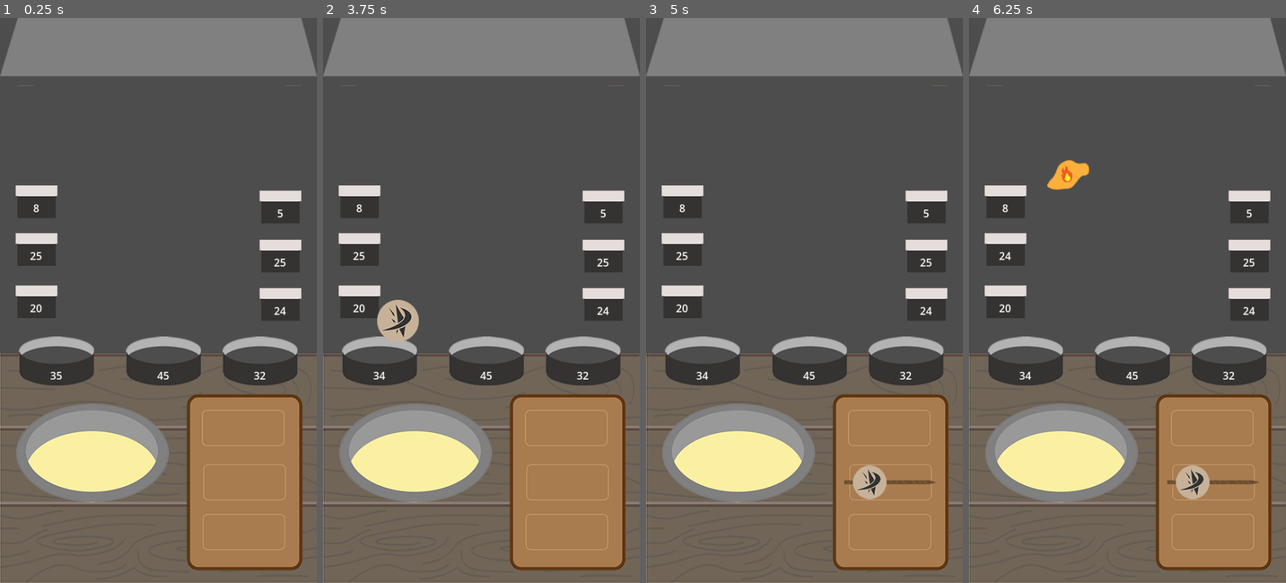
Above: before the commit, frames 1-4 (left to right).
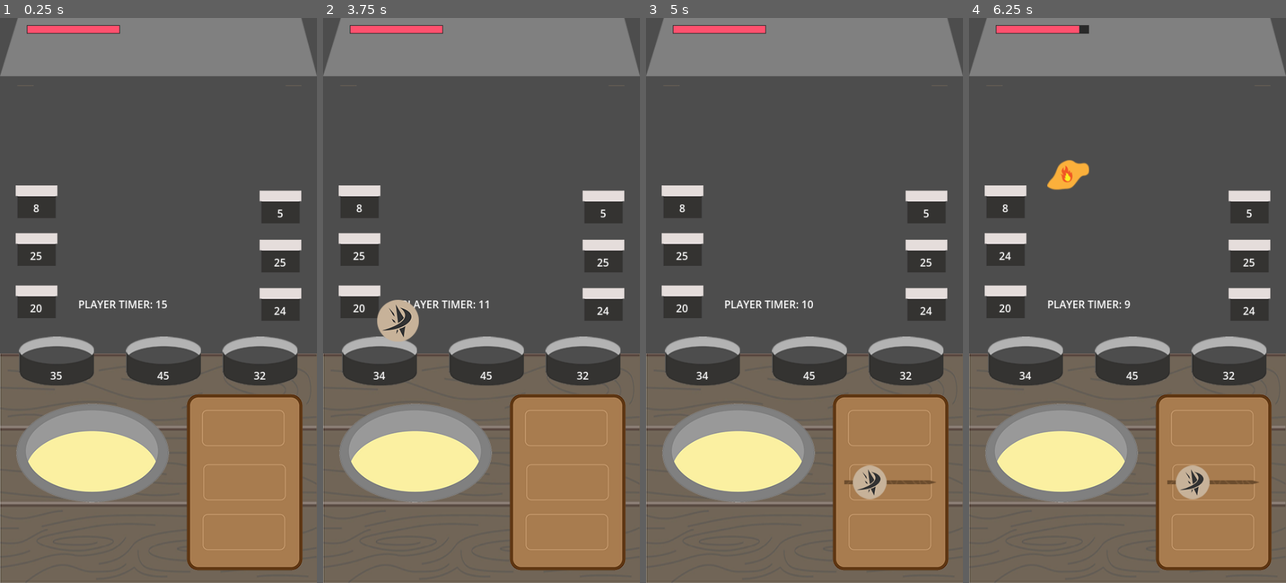
Above: after the commit, the same moments.

Repository: nathrmendoza/isv-godot-v2
Game: Godot game, scene res://scenes/level_debug.tscn
Two runs of this game, one before a commit and one after it. Both use one fixed random seed, a clock stepped at 60 frames per second and the inputs below.
Inputs (mouse positions are in pixels of both pictures, inside the frame that each line leads up to):
- Up to frame 1 (0.25 s): no input
- Up to frame 2 (3.75 s): tap Enter at 0.5, 2, 3.5 s; drag from (414, 447) to (567, 430) at 0.52 s; tap Space at 1.25, 2.75 s; drag from (567, 430) to (414, 447) at 1.27 s; move the mouse to (567, 481) at 2.02 s; press the mouse at (567, 481) at 2.03 s; release the mouse at (567, 481) at 2.75 s; drag from (567, 532) to (380, 362) at 2.77 s; drag from (380, 362) to (567, 481) at 3.52 s
- Up to frame 3 (5 s): drag from (782, 294) to (890, 481) at 4.27 s
- Up to frame 4 (6.25 s): press the mouse at (1213, 481) at 5.03 s; tap X (debug_key, bound only after the commit) at 5.65 s; release the mouse at (1213, 481) at 5.75 s; tap Space at 5.75 s; drag from (1007, 249) to (1213, 532) at 5.77 s

The runs differ from the first frame. In frame 1, 0.7% of the frame differs, in the area x 8-53%, y 1-52%; in frame 2, 0.6%; in frame 3, 0.7%; in frame 4, 0.6%.

Commit message:
updates 09/27/2024: action area, health bars

Diff:
--- a/project.godot
+++ b/project.godot
@@ -39,6 +39,11 @@
 "events": [Object(InputEventMouseButton,"resource_local_to_scene":false,"resource_name":"","device":-1,"window_id":0,"a …(253 unchanged characters)…
 ]
 }
+debug_key={
+"deadzone": 0.5,
+"events": [Object(InputEventKey,"resource_local_to_scene":false,"resource_name":"","device":-1,"window_id":0,"alt_pressed":false,"shift_pressed":false,"ctrl_pressed":false,"meta_pressed":false,"pressed":false,"keycode":0,"physical_keycode":88,"key_label":0,"unicode":120,"location":0,"echo":false,"script":null)
+]
+}
 
 [physics]
 
--- a/scenes/level_debug.tscn
+++ b/scenes/level_debug.tscn
@@ -1,5 +1,7 @@
-[gd_scene load_steps=18 format=3 uid="uid://gf6116eqikgr"]
+[gd_scene load_steps=20 format=3 uid="uid://gf6116eqikgr"]
 
+[ext_resource type="Script" path="res://scripts/debug_script.gd" id="1_dfgs7"]
+[ext_resource type="PackedScene" uid="uid://cvtl00ok1bac8" path="res://scenes/ui_player_health.tscn" id="3_l35nh"]
 [ext_resource type="Texture2D" uid="uid://nlwugitqy0uh" path="res://sprites/main/spr_top_cart.png" id="3_tl4rc"]
 [ext_resource type="Texture2D" uid="uid://capmbnu7igf8b" path="res://sprites/main/spr_bottom_cart.png" id="4_olebk"]
 [ext_resource type="PackedScene" uid="uid://codud652vjd76" path="res://scenes/obj_prep_table.tscn" id="4_uq3oj"]
@@ -19,6 +21,7 @@
 [ext_resource type="PackedScene" uid="uid://djgbofmkkrrvh" path="res://scenes/obj_action_area.tscn" id="17_6am82"]
 
 [node name="LevelDebug" type="Node2D"]
+script = ExtResource("1_dfgs7")
 
 [node name="Camera2D" type="Camera2D" parent="."]
 anchor_mode = 0
@@ -41,6 +44,14 @@
 offset_right = 486.0
 offset_bottom = 104.0
 texture = ExtResource("3_tl4rc")
+
+[node name="UiPlayerHealth" parent="CanvasLayer/Control" instance=ExtResource("3_l35nh")]
+z_index = 3
+layout_mode = 0
+offset_left = 42.0
+offset_top = 12.0
+offset_right = 183.0
+offset_bottom = 23.0
 
 [node name="BottomCartTexture" type="TextureRect" parent="CanvasLayer/Control"]
 layout_mode = 1
--- a/scenes/obj_action_area.tscn
+++ b/scenes/obj_action_area.tscn
@@ -17,8 +17,17 @@
 
 [node name="PlayerActionTimer" type="Timer" parent="."]
 wait_time = 15.0
+one_shot = true
 autostart = true
+
+[node name="PlayerTimerText" type="Label" parent="."]
+offset_left = -122.0
+offset_top = 102.0
+offset_right = -82.0
+offset_bottom = 125.0
+text = "PLAYER TIMER: 0"
 
 [connection signal="body_entered" from="Area2D" to="." method="_on_area_2d_body_entered"]
 [connection signal="body_exited" from="Area2D" to="." method="_on_area_2d_body_exited"]
 [connection signal="input_event" from="Area2D" to="." method="_on_area_2d_input_event"]
+[connection signal="timeout" from="PlayerActionTimer" to="." method="_on_player_action_timer_timeout"]
--- /dev/null
+++ b/scenes/ui_player_health.tscn
@@ -0,0 +1,47 @@
+[gd_scene load_steps=6 format=3 uid="uid://cvtl00ok1bac8"]
+
+[ext_resource type="Script" path="res://scripts/ui_player_health.gd" id="1_03kau"]
+
+[sub_resource type="StyleBoxEmpty" id="StyleBoxEmpty_me8kw"]
+
+[sub_resource type="StyleBoxFlat" id="StyleBoxFlat_fl4x7"]
+bg_color = Color(1, 0.318688, 0.432816, 1)
+
+[sub_resource type="StyleBoxFlat" id="StyleBoxFlat_h0vtg"]
+bg_color = Color(0.162066, 0.162066, 0.162065, 1)
+expand_margin_left = 1.0
+expand_margin_top = 1.0
+expand_margin_right = 1.0
+expand_margin_bottom = 1.0
+shadow_color = Color(0, 0, 0, 0.27451)
+shadow_offset = Vector2(0, 1)
+
+[sub_resource type="StyleBoxFlat" id="StyleBoxFlat_ffff8"]
+bg_color = Color(1, 1, 1, 1)
+
+[node name="UiPlayerHealth" type="ProgressBar"]
+offset_right = 240.0
+offset_bottom = 15.0
+theme_override_styles/background = SubResource("StyleBoxEmpty_me8kw")
+theme_override_styles/fill = SubResource("StyleBoxFlat_fl4x7")
+value = 50.0
+show_percentage = false
+script = ExtResource("1_03kau")
+
+[node name="DamageBar" type="ProgressBar" parent="."]
+z_index = -1
+layout_mode = 1
+anchors_preset = 15
+anchor_right = 1.0
+anchor_bottom = 1.0
+grow_horizontal = 2
+grow_vertical = 2
+theme_override_styles/background = SubResource("StyleBoxFlat_h0vtg")
+theme_override_styles/fill = SubResource("StyleBoxFlat_ffff8")
+value = 80.0
+show_percentage = false
+
+[node name="Timer" type="Timer" parent="."]
+wait_time = 0.4
+
+[connection signal="timeout" from="Timer" to="." method="_on_timer_timeout"]
--- a/scripts/bhv_action_area.gd
+++ b/scripts/bhv_action_area.gd
@@ -4,11 +4,21 @@
 var action_queue = [null, null, null]
 
 @onready var action_timer: Timer = $PlayerActionTimer
+@onready var player_time_text: Label = $PlayerTimerText
+var player_can_act = false
+
+func _physics_process(delta: float) -> void:
+	player_time_text.text = 'PLAYER TIMER: ' + str(roundf(action_timer.time_left))
 
 func _on_area_2d_input_event(viewport: Node, event: InputEvent, shape_idx: int) -> void:
 	if event is InputEventMouseButton and event.button_index == MOUSE_BUTTON_LEFT and event.pressed == false:
-		if colliding_body_ref:
-			action_queue = colliding_body_ref.fetch_action_queues()
+		if colliding_body_ref and player_can_act:
+			#action_queue = colliding_body_ref.fetch_action_queues()
+			colliding_body_ref.queue_free()
+
+			#reset action timer
+			player_can_act = false
+			action_timer.start(action_timer.wait_time)
 
 func _on_area_2d_body_entered(body: Node2D) -> void:
 	if body.is_in_group('servable'):
@@ -17,3 +27,7 @@
 
 func _on_area_2d_body_exited(body: Node2D) -> void:
 	colliding_body_ref = null
+
+
+func _on_player_action_timer_timeout() -> void:
+	player_can_act = true
--- /dev/null
+++ b/scripts/debug_script.gd
@@ -0,0 +1,16 @@
+extends Node2D
+
+@onready var player_healthbar = $CanvasLayer/Control/UiPlayerHealth
+
+# Called when the node enters the scene tree for the first time.
+func _ready() -> void:
+	player_healthbar.init_health(100)
+
+func _debug_reduce_health() -> void:
+	player_healthbar.health = player_healthbar.health - 10
+
+
+# Called every frame. 'delta' is the elapsed time since the previous frame.
+func _process(delta: float) -> void:
+	if Input.is_action_just_pressed("debug_key"):
+		_debug_reduce_health()
--- /dev/null
+++ b/scripts/ui_player_health.gd
@@ -0,0 +1,32 @@
+extends ProgressBar
+
+@onready var catchup_timer: Timer = $Timer
+@onready var damage_bar: ProgressBar = $DamageBar
+
+var health = 0 : set = set_health
+
+func set_health(_new_health):
+	var prev_health = health
+	health = min(max_value, _new_health)
+	value = health
+
+	if health <= 0:
+		queue_free()
+
+	if health < prev_health:
+		catchup_timer.start()
+	else:
+		damage_bar.value = health
+
+func init_health(_health):
+	health = _health
+
+	max_value = _health
+	value = _health
+
+	damage_bar.max_value = _health
+	damage_bar.value = _health
+
+
+func _on_timer_timeout() -> void:
+	damage_bar.value = health
